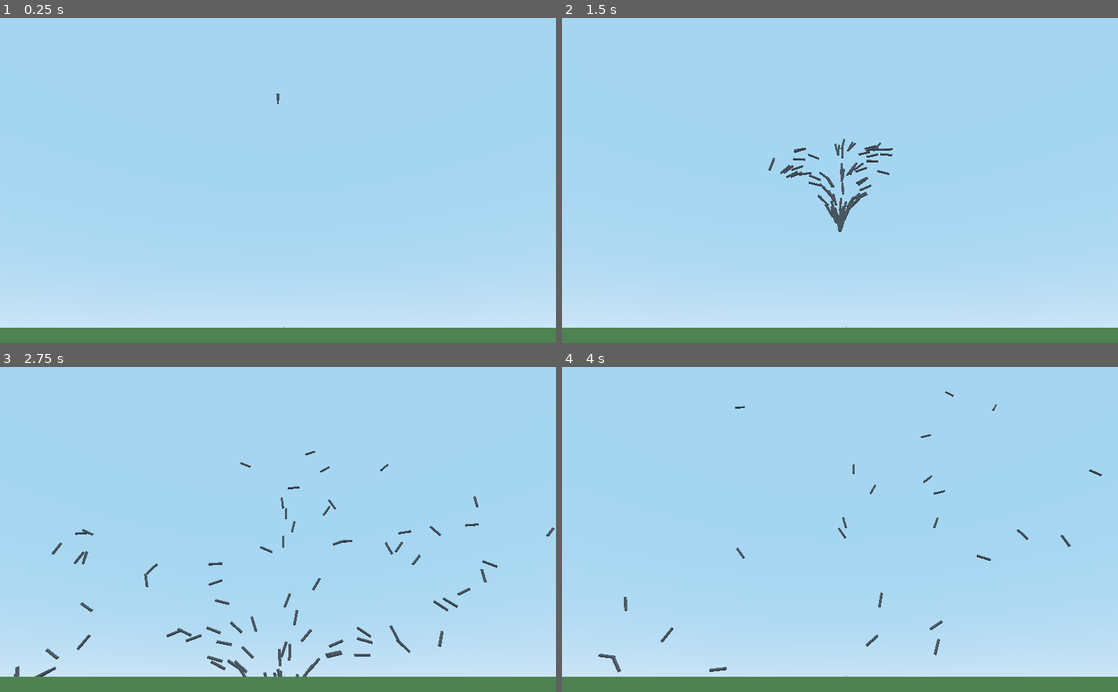
Above: before the commit, frames 1-4 (two rows, left to right).
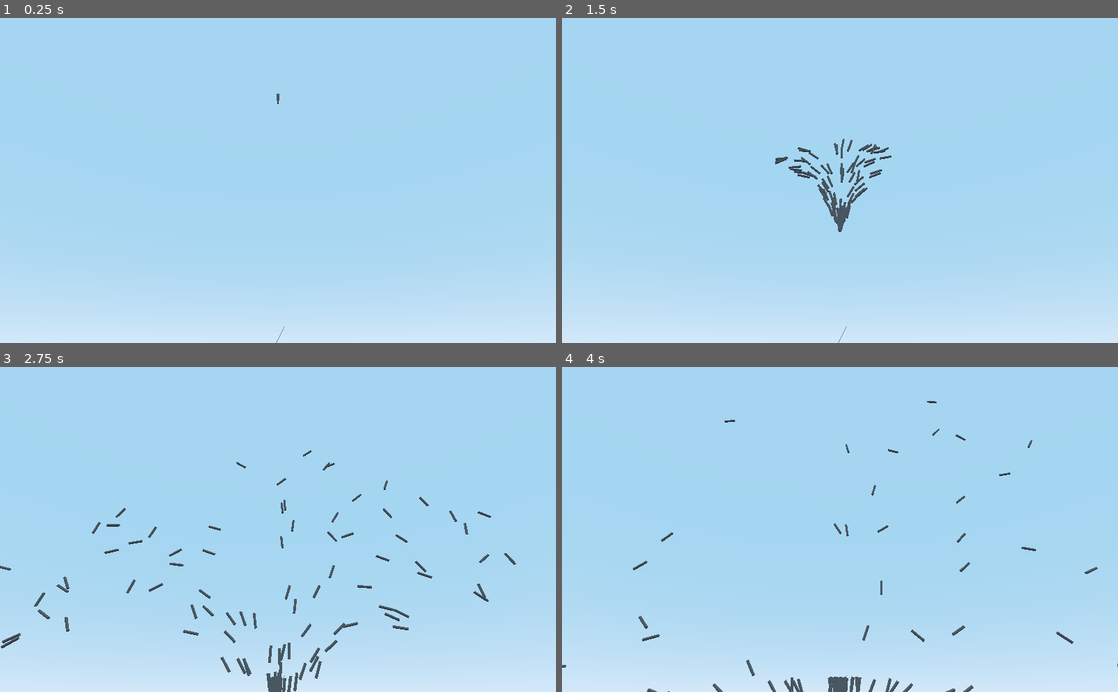
Above: after the commit, the same moments.

Repository: rdaa/AIRLander
Game: Godot game, scene res://Main.tscn
Two runs of this game, one before a commit and one after it. Both use one fixed random seed, a clock stepped at 60 frames per second and the inputs below.
Inputs:
- Up to frame 1 (0.25 s): no input
- Up to frame 2 (1.5 s): tap Enter at 0.5 s
- Up to frame 3 (2.75 s): no input
- Up to frame 4 (4 s): no input

The runs differ from the first frame. In frame 1, 4.7% of the frame differs, in the area x 0-100%, y 23-100%; in frame 2, 5.7%; in frame 3, 7.6%, in the area x 0-100%, y 25-100%; in frame 4, 5.6%.

Commit message:
colision con suelo y comienzo reproduccion

Diff:
--- a/AIRLander/GA.gd
+++ b/AIRLander/GA.gd
@@ -0,0 +1,57 @@
+
+
+
+
+
+
+#Metodos de reproduccion
+#binary methods
+func uniformCrossover(genes1,genes2):
+    var probabilidad
+    var genesHijo1 = []
+    var genesHijo2 = []
+    randomize()
+    for i in range(len(genes1)):
+        probabilidad = rand_range(0,1)
+        if probabilidad > 0.5:
+            genesHijo1.append(genes1[i])
+            genesHijo2.append(genes2[i])
+        else:
+            genesHijo1.append(genes2[i])
+            genesHijo2.append(genes1[i])
+
+
+#blending methods
+#TODO: sacar 2 hijos
+func heuristicCrossover(genes1,genes2):
+    var b
+    var hijos = [[],[]]
+
+    var nuevoGen
+
+    #generar genes
+
+    randomize()
+    for i in range(len(genes1)):
+        b = rand_range(0,1)
+        nuevoGen = b*(genes1[i] - genes2[i]) + genes1[i]
+        hijos[0].append(nuevoGen)
+        nuevoGen = (1-b)*(genes1[i] - genes2[i]) + genes1[i]
+        hijos[1].append(nuevoGen)
+    #TODO comprobar que todos -LIMITE<gen<LIMITE
+    return hijos
+
+
+func calcularFit(starship):
+    var fit = 0
+    var distancia
+    var velocidad2
+    var vAngular
+    var verticalidad
+
+    distancia = starship.r.length()
+    velocidad2 = starship.v.length_squared()
+    verticalidad = starship.theta
+    vAngular = starship.w
+    fit = distancia/10.0 + velocidad2 + pow((verticalidad/5),2) + vAngular
+    return fit
--- a/AIRLander/Main.gd
+++ b/AIRLander/Main.gd
@@ -4,6 +4,7 @@
 # var a = 2
 # var b = "text"
 onready var s = load("res://Starship.gd")
+onready var ga = load("res://GA.gd")
 var pos = Vector2(0.0, 1200)
 var vel = Vector2(0.0,-250)
 var acc = Vector2(0.0,0.0)
@@ -40,3 +41,7 @@
 	for starship in pop:
 		starship.update()
 	#print(nuevas.r,nuevas.theta)
+
+
+func _contactoSuelo(body):
+	ga.calcularFit()
--- a/AIRLander/Main.tscn
+++ b/AIRLander/Main.tscn
@@ -1,15 +1,18 @@
-[gd_scene load_steps=5 format=2]
+[gd_scene load_steps=6 format=2]
 
 [ext_resource path="res://Main.gd" type="Script" id=1]
 
-[sub_resource type="CubeMesh" id=1]
+[sub_resource type="CylinderMesh" id=1]
+height = 100.0
+
+[sub_resource type="CubeMesh" id=2]
 size = Vector3( 1000, 50, 1000 )
 
-[sub_resource type="SpatialMaterial" id=2]
+[sub_resource type="SpatialMaterial" id=3]
 albedo_color = Color( 0.611765, 0.823529, 0.45098, 1 )
 
-[sub_resource type="CylinderMesh" id=3]
-height = 100.0
+[sub_resource type="BoxShape" id=4]
+extents = Vector3( 1000, 1, 1000 )
 
 [node name="Main" type="Node"]
 script = ExtResource( 1 )
@@ -18,10 +21,6 @@
 transform = Transform( -1, -4.37114e-08, -7.57104e-08, 0, 0.866026, -0.5, 8.74228e-08, -0.5, -0.866026, 0, 0, -1000 )
 fov = 59.0
 far = 8192.0
-
-[node name="Suelo" type="MeshInstance" parent="."]
-mesh = SubResource( 1 )
-material/0 = SubResource( 2 )
 
 [node name="StarshipContainer" type="Node" parent="."]
 
@@ -32,5 +31,17 @@
 transform = Transform( 0.866025, -0.5, 0, 0.5, 0.866025, 0, 0, 0, 1, 0, 0, 0 )
 
 [node name="MeshInstance" type="MeshInstance" parent="Spatial/Spatial"]
-mesh = SubResource( 3 )
+mesh = SubResource( 1 )
 material/0 = null
+
+[node name="Area" type="Area" parent="."]
+
+[node name="Suelo" type="MeshInstance" parent="Area"]
+transform = Transform( 1, 0, 0, 0, 1, 0, 0, 0, 1, 0, -25, 0 )
+mesh = SubResource( 2 )
+material/0 = SubResource( 3 )
+
+[node name="CollisionShape" type="CollisionShape" parent="Area"]
+transform = Transform( 1, 0, 0, 0, 1, 0, 0, 0, 1, 0, -1, 0 )
+shape = SubResource( 4 )
+[connection signal="body_entered" from="Area" to="." method="_contactoSuelo"]
--- a/AIRLander/Starship.gd
+++ b/AIRLander/Starship.gd
@@ -42,6 +42,9 @@
 var mesh
 
 
+var finished = false
+
+
 
 func _init(r_in ,v_in,gamma_in,alpha_in = 0.0, w_in = 0.0, theta_in = 0.0):
 
@@ -122,63 +125,67 @@
 	#ssrot.rotation.z  = deg2rad(theta)
 
 func update():
-	#TODO: aplicar fuerzas, cambiar acc,
-	procesarNN()
-
-	#clear f
-	fuerzas = []
-	ri = []
-	applyThrust(beta)
-	applyRCS()
-	applyG()
-	applyFriccion()
-
-	#print('ri:', ri)
-
-	#print(Ftmax)
-	#Newton
-	var Sfuerzas = Vector2(0.0,0.0)
-	#print(fuerzas)
-	for f in fuerzas:
-		Sfuerzas += f
-
-	#print(Sfuerzas)
-
-	#print(Sfuerzas)
-	gamma = (1/m)*Sfuerzas
-	#print("gamma",gamma)
-	Q = calcularQ()
-	#print("Q",Q)
-	acGlobal = mat.multiply_mv(Q,gamma)
-	vGlobal += acGlobal*Dt
-	r += vGlobal*Dt
-
-
-	#Momentos
-	alpha = 0
-	#print(ri)
-	for i in range(len(fuerzas)):
-#		print(ri[i],fuerzas[i])
-		alpha += ri[i].cross(fuerzas[i]) #
-#		print("Cross")
-#		print(ri[i].cross(fuerzas[i]))
-	alpha /= I2D
-
-
-	#velocidad
-	v += gamma*Dt
-	#posicion
-
-	#r += v*Dt
-	#vel. angular
-	w += alpha *Dt
-	#angulo theta
-	theta += w*Dt
-	#print(theta)
-
-
-
-	applyUpdate()
+	#comprobar contacto con el suelo
+	if r.y - (h/2.0)*cos(deg2rad(theta)) <= 0:
+		finished = true
+	if not finished:
+		#TODO: aplicar fuerzas, cambiar acc,
+		procesarNN()
+
+		#clear f
+		fuerzas = []
+		ri = []
+		applyThrust(beta)
+		applyRCS()
+		applyG()
+		applyFriccion()
+
+		#print('ri:', ri)
+
+		#print(Ftmax)
+		#Newton
+		var Sfuerzas = Vector2(0.0,0.0)
+		#print(fuerzas)
+		for f in fuerzas:
+			Sfuerzas += f
+
+		#print(Sfuerzas)
+
+		#print(Sfuerzas)
+		gamma = (1/m)*Sfuerzas
+		#print("gamma",gamma)
+		Q = calcularQ()
+		#print("Q",Q)
+		acGlobal = mat.multiply_mv(Q,gamma)
+		vGlobal += acGlobal*Dt
+		r += vGlobal*Dt
+
+
+		#Momentos
+		alpha = 0
+		#print(ri)
+		for i in range(len(fuerzas)):
+	#		print(ri[i],fuerzas[i])
+			alpha += ri[i].cross(fuerzas[i]) #
+	#		print("Cross")
+	#		print(ri[i].cross(fuerzas[i]))
+		alpha /= I2D
+
+
+		#velocidad
+		v += gamma*Dt
+		#posicion
+
+		#r += v*Dt
+		#vel. angular
+		w += alpha *Dt
+		#angulo theta
+		theta += w*Dt
+		#print(theta)
+
+
+
+		applyUpdate()
 
 
 
@@ -211,9 +218,12 @@
 
 
 func applyFriccion():
-	var friccion = -20000*vGlobal
+	var friccion = -20000*v
 	fuerzas.append(friccion)
 	ri.append(Vector2(0.0,0.0))
+	var friccionrot = Vector2(10000*w,0)
+	fuerzas.append(friccionrot)
+	ri.append(Vector2(0,h/2))
 
 
 
@@ -252,7 +262,7 @@
 	inputNN.append((w/5.0)-0.5)
 	inputNN.append((alpha/2.0)-0.5)
 
-	print("input",inputNN)
+	#print("input",inputNN)
 	output = NN1.feedForward(inputNN)
 	RCS = [output[0], output[1]]
 	Ftmax = output[2]
